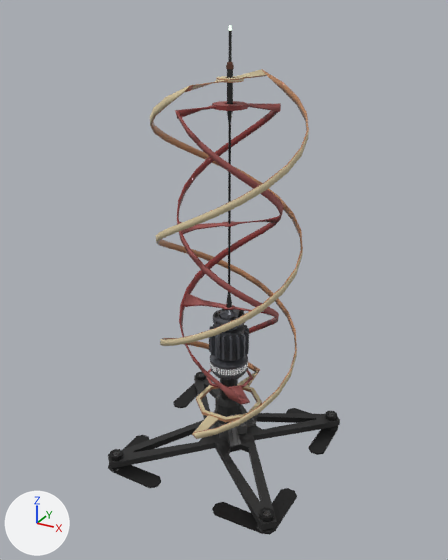
Before and after pictures for a commit that changed the glTF model startup/pkg/vaststars.resources/glb/wind-turbine-1.glb.
Before and after are seen from a 50 mm camera at (37.9, -70.4, 63.7) aimed at (-0.3, -1.1, 29.0). The lights are fixed; the arrows at lower left show +X, +Y and +Z. Where no turn or scale is listed for an object, it has been applied to the vertices. Vertices at the same position are counted once.
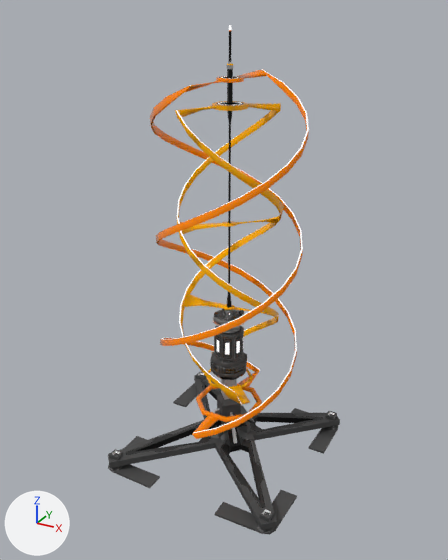
What the commit changed:
Picture 'wind_turbine_Metallic-wind_turbine_Roughness' (img_wind_turbine_metallic_wind_turbine_roughness) is new.
Picture 'wind_turbine_normal' (img_wind_turbine_normal) is new.
Picture 'wind_turbine_light' (img_wind_turbine_light) is new.
Picture 'wind_turbine' (img_wind_turbine) is new.
Material 'Material.001' (mat_material_001) is new.
Uses the picture img_wind_turbine.
Uses the picture img_wind_turbine_light.
Uses the picture img_wind_turbine_metallic_wind_turbine_roughness.
Uses the picture img_wind_turbine_normal.
me_cube_001 is used by ob_cube; location (0.0, 0.0, 0.0).
me_cube_001 had 670 vertices, 1252 faces and spanned x -14.0..14.0, y -14.0..14.0, z 0.0..7.7.
me_cube_001 now has 266 vertices, 472 faces and spans x -14.0..14.0, y -14.0..14.0, z 0.0..7.7.
me_cube_001 part 1: 4 vertices moved within x -12.5..12.5, y -12.5..12.5, z 2.4; 412 vertices removed from x -13.5..13.5, y -13.5..13.5, z 0.0..7.7; 8 vertices added at x -10.6..10.6, y -10.5..10.5, z 1.1..2.1.
me_cube_001 part 2: 114 faces spanning x -14.0..14.0, y -14.0..14.0, z 0.0..7.7 switch from mat_material to mat_material_001.
me_cylinder_002 is used by ob_cylinder_001; location (0.0, 0.0, 0.0).
me_cylinder_002 had 401 vertices, 784 faces and spanned x -2.1..2.1, y -2.1..2.1, z 5.5..61.7.
me_cylinder_002 no longer uses material mat_material.
me_cylinder_002 now has 80 vertices, 130 faces and spans x -2.1..2.1, y -2.1..2.1, z 5.5..61.7.
me_cylinder_002 part 3: 329 vertices removed from x -1.9..1.9, y -1.9..1.9, z 5.5..61.7; 8 vertices added at x -1.3..1.3, y -1.3..1.3, z 14.0..23.7.
me_cylinder_002 now uses material mat_material_001.
me_cylinder_001 is used by ob_cylinder_002; location (0.0, 0.0, 0.0).
me_cylinder_001 had 464 vertices, 846 faces and spanned x -2.92..2.92, y -2.92..2.92, z 13.49..24.16.
me_cylinder_001 no longer uses material mat_material.
me_cylinder_001 now has 136 vertices, 208 faces and spans x -2.85..2.85, y -2.85..2.85, z 13.57..24.16.
me_cylinder_001 part 4: 336 vertices removed from x -2.92..2.92, y -2.92..2.92, z 13.49..24.16; 8 vertices added at x -2.24..2.24, y -2.24..2.24, z 20.83.
me_cylinder_001 now uses material mat_material_001.
me_plane_003 is used by ob_plane_003; location (0.0, 0.0, 0.0).
me_plane_003 had 368 vertices, 728 faces and spanned x -10.0..10.0, y -10.0..10.0, z 7.9..56.0.
me_plane_003 now has 368 vertices, 558 faces and spans x -10.0..10.0, y -10.0..10.0, z 7.9..56.0.
me_plane_003 part 5: 558 faces spanning x -10.0..10.0, y -10.0..10.0, z 7.9..56.0 switch from mat_material to mat_material_001.
me_plane_004 is used by ob_plane_006; location (0.0, 0.0, 0.0).
me_plane_004 had 400 vertices, 816 faces and spanned x -7.2..7.2, y -7.2..7.3, z 12.8..52.7.
me_plane_004 now has 400 vertices, 664 faces and spans x -7.2..7.2, y -7.2..7.3, z 12.8..52.7.
me_plane_004 part 6: 664 faces spanning x -7.2..7.2, y -7.2..7.3, z 12.8..52.7 switch from mat_material to mat_material_001.

Boxes [x1, y1, x2, y2] around the edits, measured in the pictures (448 x 560 px):
'Cylinder.002', reshaped (7% narrower): before [209, 309, 249, 380]; after [210, 309, 247, 380]
'Cylinder.001', reshaped (11% narrower): before [215, 25, 242, 424]; after [217, 25, 241, 424]
part 1 of me_cube_001, cut back: before [108, 372, 340, 533]; after [108, 374, 340, 524]
part 2 of me_cube_001, recoloured (black to grey): [108, 394, 338, 535] in both
part 3 of me_cylinder_002, cut back: before [215, 25, 242, 424]; after [221, 303, 237, 399]
part 4 of me_cylinder_001, cut back: before [209, 309, 249, 380]; after [214, 325, 244, 361]
part 5 of me_plane_003, recoloured (beige to orange): [150, 69, 309, 439] in both
part 6 of me_plane_004, recoloured (brown to orange): [175, 101, 284, 405] in both
